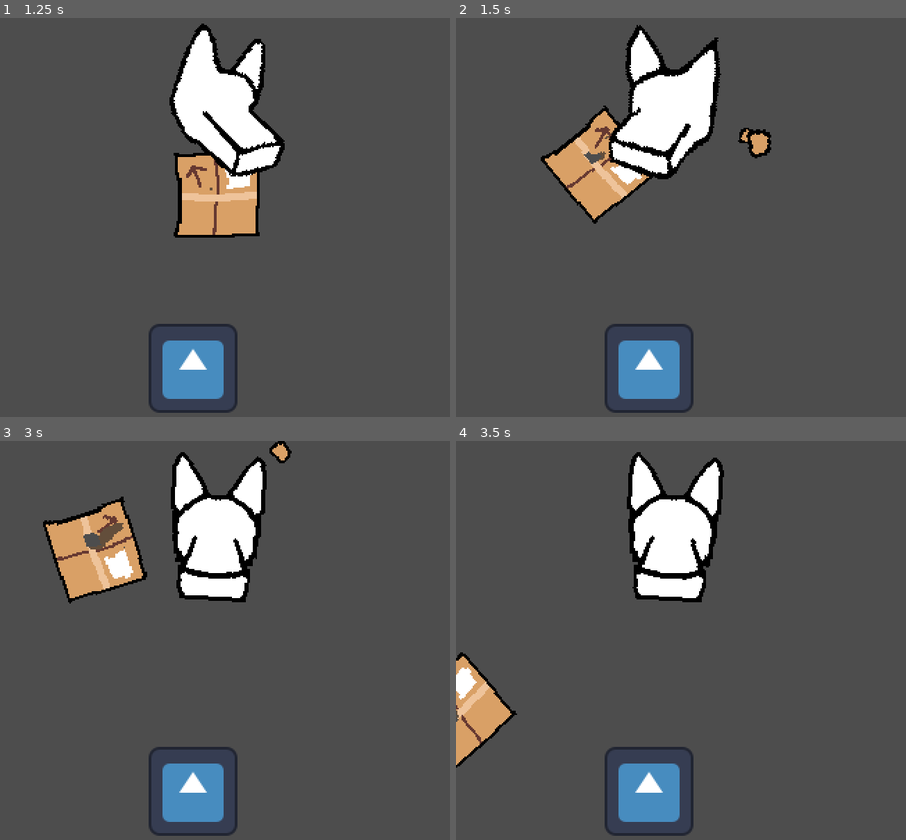
Above: before the commit, frames 1-4 (two rows, left to right).
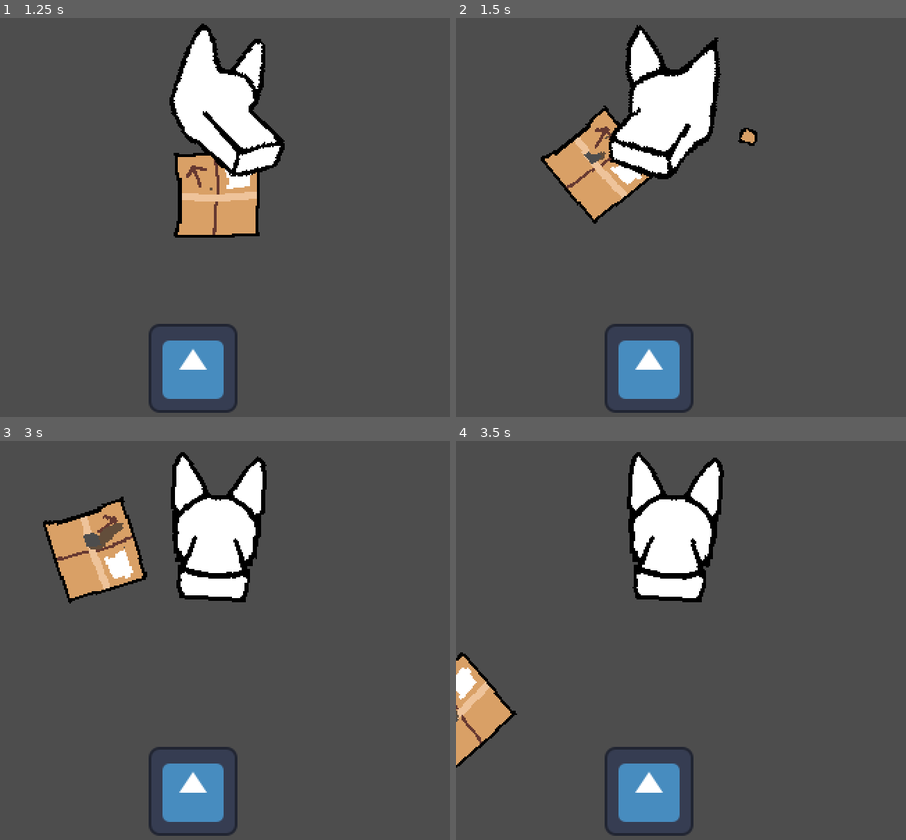
Above: after the commit, the same moments.

Repository: kennethbchen/RGHRGHRGH-Game
Game: Godot game, scene res://scenes/game.tscn
Two runs of this game, one before a commit and one after it. Both use one fixed random seed, a clock stepped at 60 frames per second and the inputs below. The engine's default icon, where the game draws it, is replaced by a stand-in: a white triangle on a blue panel in a dark square.
Inputs (mouse positions are in pixels of both pictures, inside the frame that each line leads up to):
- Up to frame 1 (1.25 s): tap Enter at 0.5 s; move the mouse to (324, 221) at 0.52 s; press the mouse at (324, 221) at 0.53 s
- Up to frame 2 (1.5 s): tap Space at 1.25 s; move the mouse to (591, 265) at 1.27 s; release the mouse at (591, 265) at 1.28 s; click (591, 265) at 1.35 s
- Up to frame 3 (3 s): move the mouse to (270, 568) at 2.02 s; press the mouse at (270, 568) at 2.03 s; tap Enter at 2.75 s; move the mouse to (202, 756) at 2.77 s; release the mouse at (202, 756) at 2.78 s; click (202, 756) at 2.85 s
- Up to frame 4 (3.5 s): no input

Frame 1 is identical in both runs. In frame 2, 0.3% of the frame differs, in the area x 64-71%, y 27-36%; in frame 3, 0.2%; in frame 4, nothing differs.

Commit message:
Increased erosion steps in biteable

Diff:
--- a/scenes/game.tscn
+++ b/scenes/game.tscn
@@ -24,8 +24,8 @@
 point_count = 2
 
 [sub_resource type="Curve" id="Curve_g4d38"]
-_data = [Vector2(0, 1), 0.0, 0.0, 0, 0, Vector2(0.861004, 1), 0.0, 0.0, 0, 0, Vector2(1, 0), 0.0, 0.0, 0, 0]
-point_count = 3
+_data = [Vector2(0, 0), 0.0, 0.0, 0, 0, Vector2(0.050193, 1), 0.0, 0.0, 0, 0, Vector2(0.861004, 1), 0.0, 0.0, 0, 0, Vector2(1, 0), 0.0, 0.0, 0, 0]
+point_count = 4
 
 [sub_resource type="Gradient" id="Gradient_bxu3o"]
 offsets = PackedFloat32Array(0.640693, 1)
@@ -83,11 +83,10 @@
 motion_mode = 1
 script = ExtResource("6_qxxue")
 angular_velocity_limit = 20.0
-erosion_levels = 20
 
 [node name="CPUParticles2D" type="CPUParticles2D" parent="Biteable"]
 emitting = false
-amount = 24
+amount = 16
 lifetime_randomness = 0.68
 texture = ExtResource("9_ytrwf")
 emission_shape = 1
--- a/scripts/biteable_prop.gd
+++ b/scripts/biteable_prop.gd
@@ -6,7 +6,7 @@
 
 @export var angular_velocity_limit: float = 4
 
-@export var erosion_levels: int = 10
+@export var erosion_levels: int = 20
 
 @onready var sprite: Sprite2D = $Sprite2D
 
